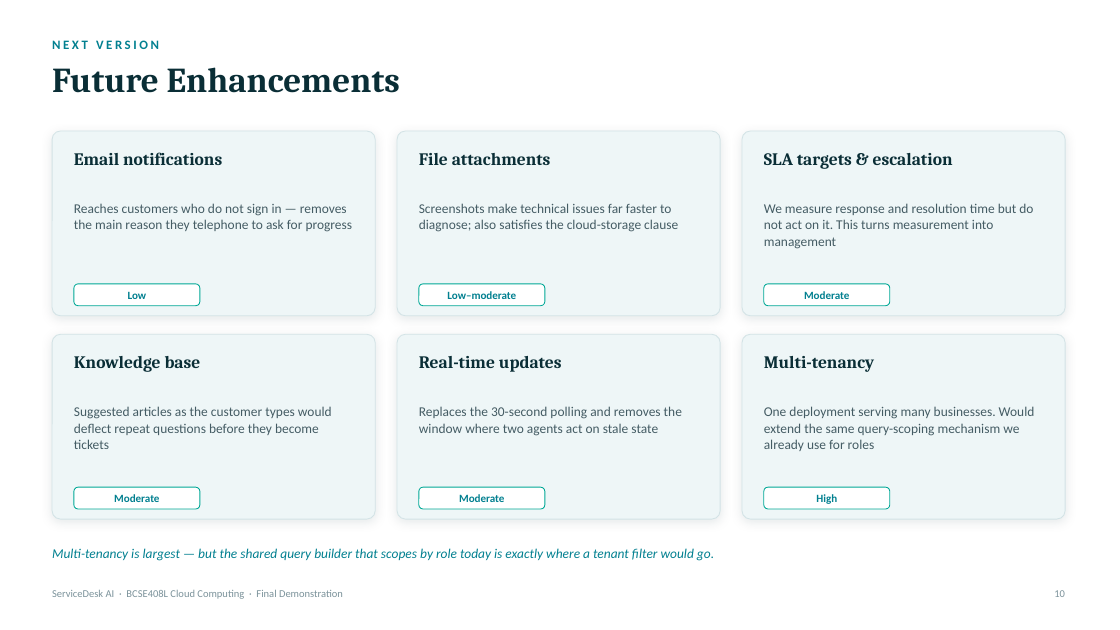
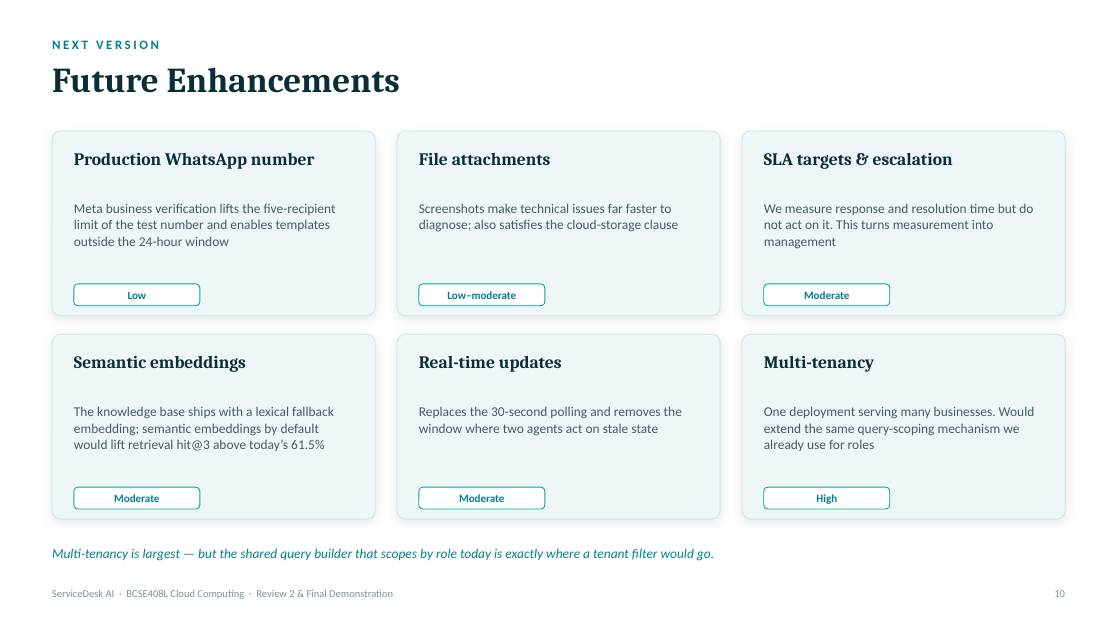
Before and after one commit to ItzGOLLY/servicedesk-ai, a slide deck: slide 11 of docs/ServiceDesk_AI_Final_Demo.pptx. Drawn at 1120x630 pixels with LibreOffice and Linux fonts; fonts in the diff are those of the drawing. Boxes give left, top, right and bottom in pixels: in the first picture for what was removed or moved away, otherwise in the second. Text is boxed around its words. In the diff, an @@ line names an element or a change of style, - is before the commit and + after.

```diff
--- a/docs/ServiceDesk_AI_Final_Demo.pptx
+++ b/docs/ServiceDesk_AI_Final_Demo.pptx
@@ text at [74,153,315,169]: text changed @@
-Email notifications
+Production WhatsApp number
@@ text at [74,203,336,246]: text changed @@
-Reaches customers who do not sign in — removes the main reason they telephone to ask for progress
+Meta business verification lifts the five-recipient limit of the test number and enables templates outside the 24-hour window
@@ text at [74,356,246,372]: text changed @@
-Knowledge base
+Semantic embeddings
@@ text at [74,406,334,451]: text changed @@
-Suggested articles as the customer types would deflect repeat questions before they become tickets
+The knowledge base ships with a lexical fallback embedding; semantic embeddings by default would lift retrieval hit@3 above today’s 61.5%
@@ text at [52,590,393,599]: text changed @@
-ServiceDesk AI · BCSE408L Cloud Computing · Final Demonstration
+ServiceDesk AI · BCSE408L Cloud Computing · Review 2 & Final Demonstration
```
Also in this commit, not shown: 11 other slides changed, 4 other files.
